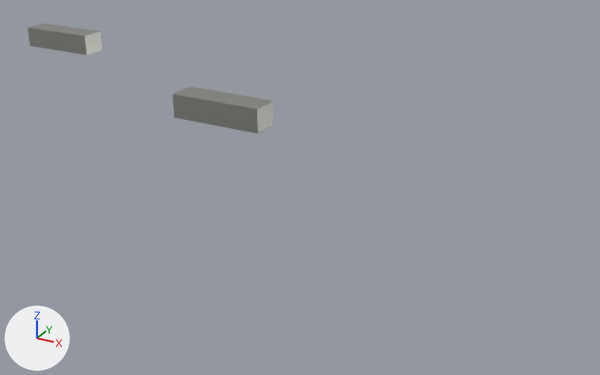
What one commit did to the glTF model public/parts/cyl-baffle-16.glb.
Rendered twice from a 50 mm lens placed at (251.0, -106.0, -80.0), pointed at (86.0, 194.0, -231.0). Arrows for +X, +Y and +Z are at lower left; the lights stay in place. The older version comes first.
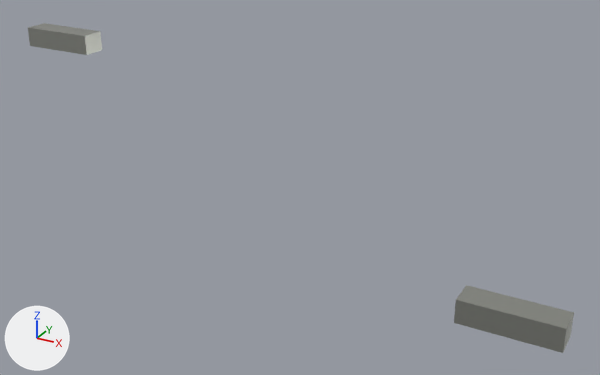
Location of each change, [x1, y1, x2, y2] in pixels of the pictures (600 x 375 px):
'Mesh_0', moved: before [173, 87, 273, 134]; after [454, 285, 574, 353]

The change, as a list of edits to the scene's bpy script:
```text
Change ob_mesh_0:
    ob_mesh_0.location: (70.0, 158.5, -186.0) -> (194.0, 158.5, -246.0)
```
